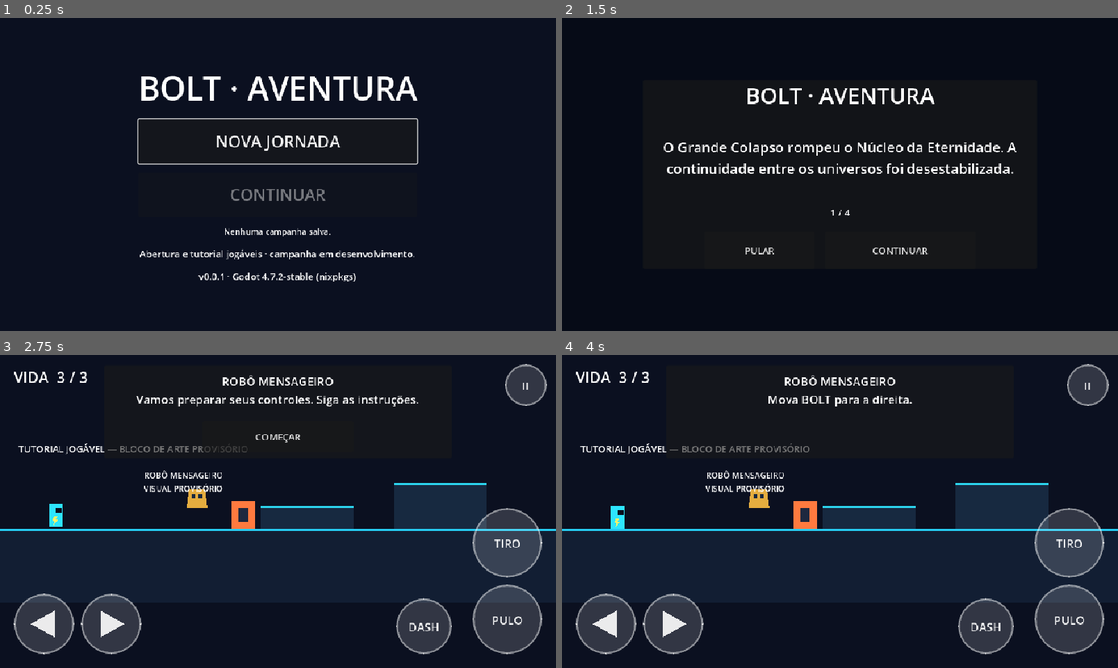
Above: before the commit, frames 1-4 (two rows, left to right).
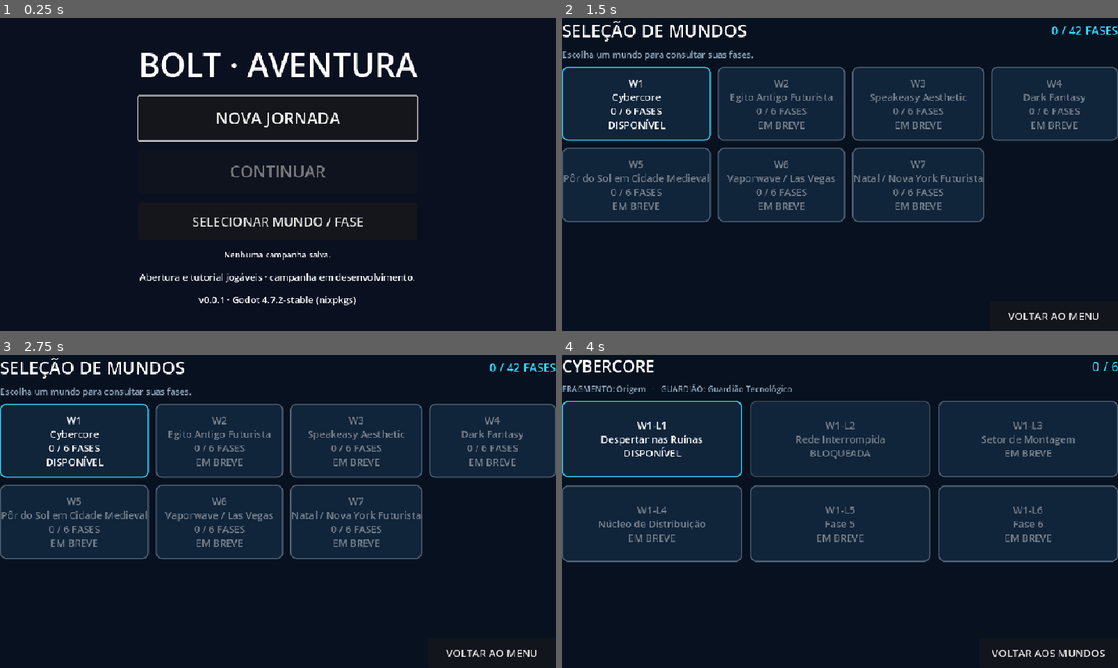
Above: after the commit, the same moments.

Repository: jyanzy19-yml/new-bolt-aventura
Game: Godot game, scene res://scenes/boot/boot.tscn
Two runs of this game, one before a commit and one after it. Both use one fixed random seed, a clock stepped at 60 frames per second and the inputs below.
Inputs (mouse positions are in pixels of both pictures, inside the frame that each line leads up to):
- Up to frame 1 (0.25 s): no input
- Up to frame 2 (1.5 s): click (840, 221) at 0.5 s, where only the run after the commit has a clickable "SELECIONAR MUNDO / FASE"; click (840, 140) at 1.25 s, where only the run before the commit has a clickable "NOVA JORNADA"
- Up to frame 3 (2.75 s): click (200, 586) at 2 s, where only the run before the commit has a clickable "PULAR"
- Up to frame 4 (4 s): click (840, 436) at 2.75 s, where only the run before the commit has a clickable "COMEÇAR"; click (634, 439) at 3.5 s, where only the run after the commit has a clickable "W1 Cybercore 0 / 6 FASES DISP…"

The runs differ from the first frame. In frame 1, 7.5% of the frame differs, in the area x 24-76%, y 10-92%; in frame 2, 42%; in frame 3, 47%, in the area x 0-100%, y 0-97%; in frame 4, 46%.

Commit message:
feat(ui): expose campaign selection from main menu

Diff:
--- a/scenes/ui/main_menu.tscn
+++ b/scenes/ui/main_menu.tscn
@@ -1,6 +1,7 @@
-[gd_scene load_steps=2 format=3]
+[gd_scene load_steps=3 format=3]
 
 [ext_resource type="Script" path="res://scripts/ui/main_menu.gd" id="1_menu"]
+[ext_resource type="Script" path="res://scripts/ui/campaign_selection_entry.gd" id="2_selection"]
 
 [node name="MainMenu" type="Control"]
 layout_mode = 3
@@ -44,6 +45,13 @@
 disabled = true
 text = "CONTINUAR"
 
+[node name="CampaignSelectionButton" type="Button" parent="Center/Column"]
+custom_minimum_size = Vector2(380, 64)
+layout_mode = 2
+theme_override_font_sizes/font_size = 22
+text = "SELECIONAR MUNDO / FASE"
+script = ExtResource("2_selection")
+
 [node name="ProgressStatusLabel" type="Label" parent="Center/Column"]
 unique_name_in_owner = true
 custom_minimum_size = Vector2(480, 0)
